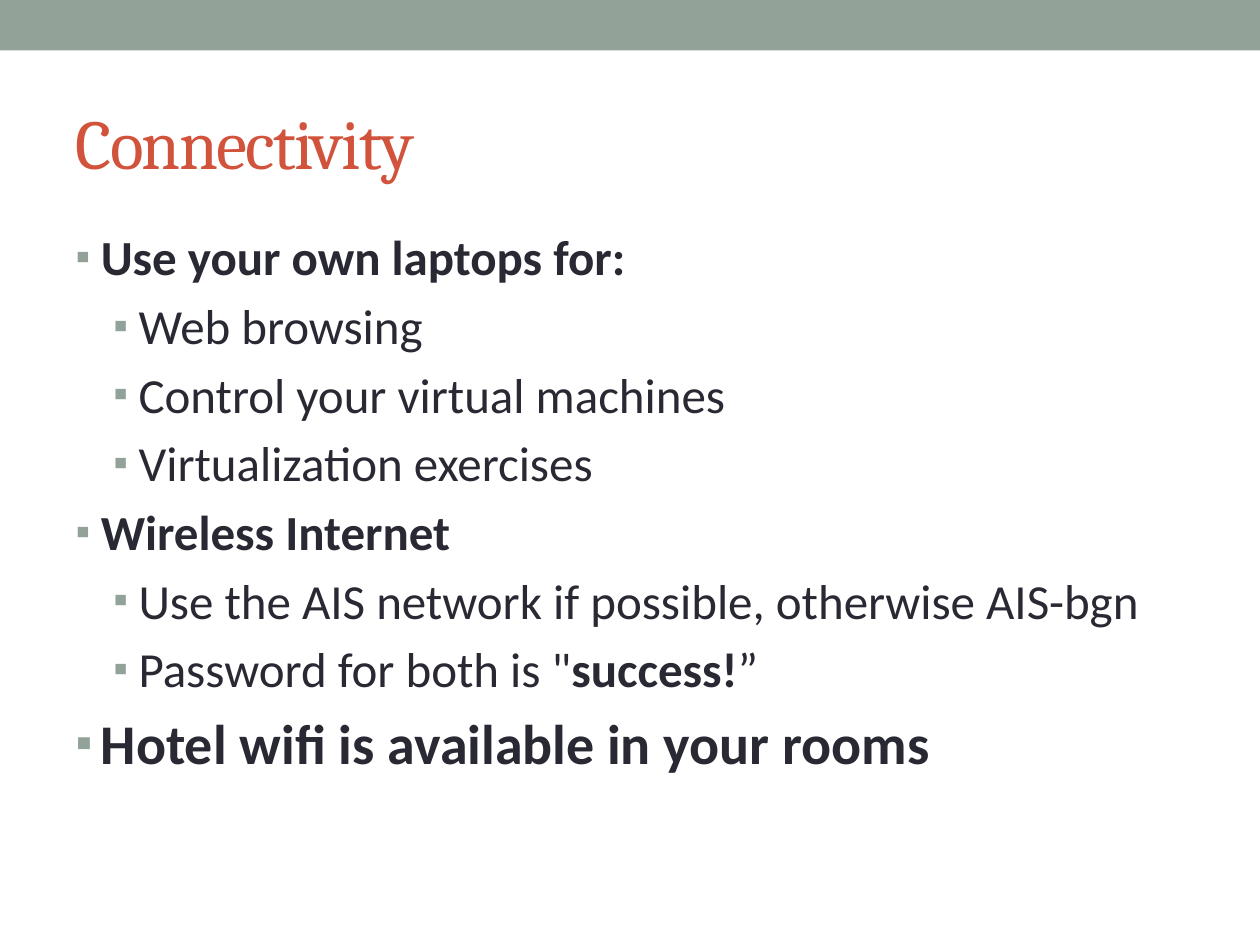
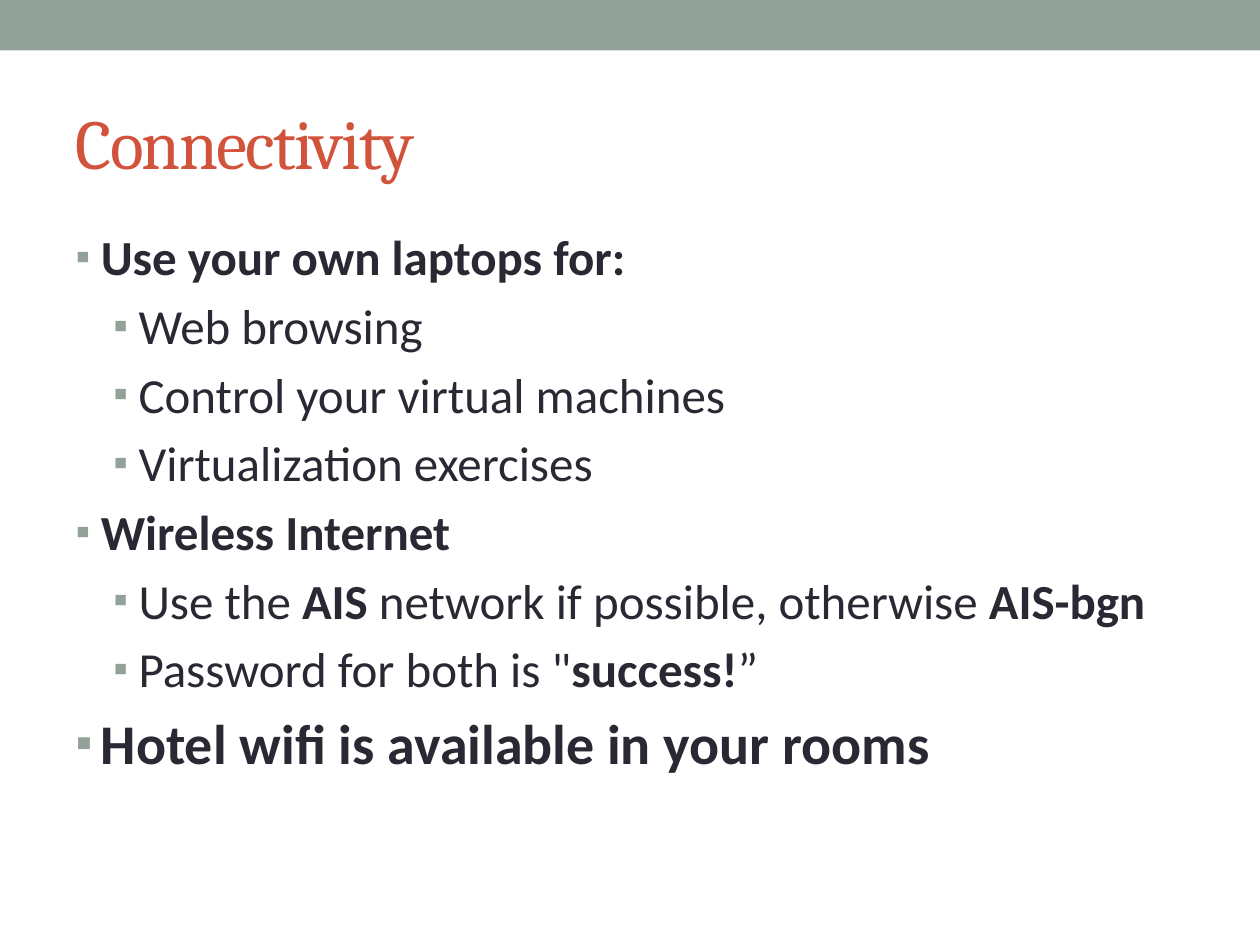
Before and after one commit to afnog/sse, a slide deck: slide 8 of intro/IntroPresentation.pptx. Drawn at 1260x945 pixels with LibreOffice and Linux fonts; fonts in the diff are those of the drawing. Boxes give left, top, right and bottom in pixels: in the first picture for what was removed or moved away, otherwise in the second. Text is boxed around its words. In the diff, an @@ line names an element or a change of style, - is before the commit and + after.

```diff
--- a/intro/IntroPresentation.pptx
+++ b/intro/IntroPresentation.pptx
@@ text at bbox=[139, 584, 1145, 628]: bold on in "AIS AIS-bgn" @@
```
Also in this commit, not shown: 12 other slides changed, 6 slides added, 1 slide removed.
